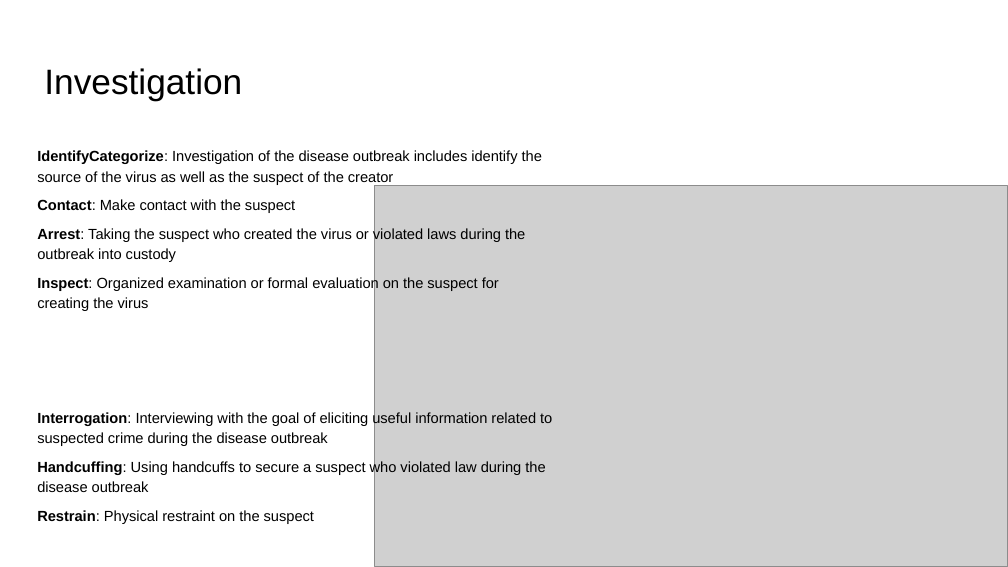
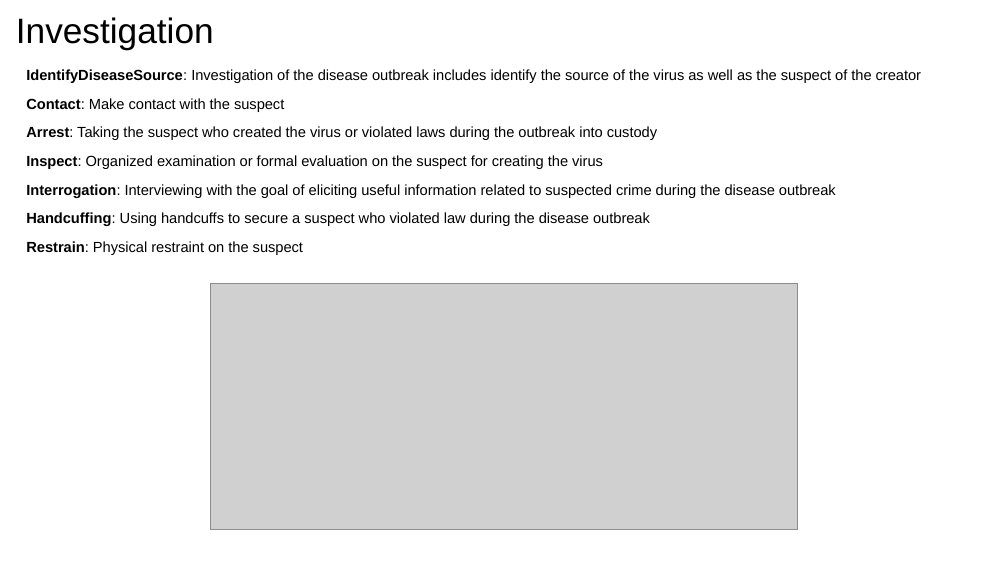
Before and after one commit to RESIN-KAIROS/schemalib, a slide deck: slide 12 of hrf/disease_outbreak.pptx (slide 10 before the commit). Drawn at 1008x567 pixels with LibreOffice and Linux fonts; fonts in the diff are those of the drawing; grey boxes stand for pictures. Boxes give left, top, right and bottom in pixels: in the first picture for what was removed or moved away, otherwise in the second. Text is boxed around its words. In the diff, an @@ line names an element or a change of style, - is before the commit and + after.

Commit message:
update disease outbreak json and hrf.

```diff
--- a/hrf/disease_outbreak.pptx
+++ b/hrf/disease_outbreak.pptx
@@ title "Investigation" moved from (x1=44, y1=68, x2=242, y2=100) to (x1=16, y1=17, x2=214, y2=49) @@
@@ text "IdentifyDiseaseSource: Investigation of the disease ..." moved from (x1=37, y1=150, x2=552, y2=524) to (x1=26, y1=69, x2=921, y2=255) @@
@@ text at (x1=26, y1=69, x2=921, y2=83): text changed @@
-IdentifyCategorize: Investigation of the disease outbreak includes identify the source of the virus as well as the suspect of the creator
+IdentifyDiseaseSource: Investigation of the disease outbreak includes identify the source of the virus as well as the suspect of the creator
@@ picture removed at (x1=375, y1=185, x2=1008, y2=566) @@
@@ picture added at (x1=211, y1=283, x2=797, y2=529) @@
```
Also in this commit, not shown: 7 other slides changed, 2 slides added, 5 other files.
